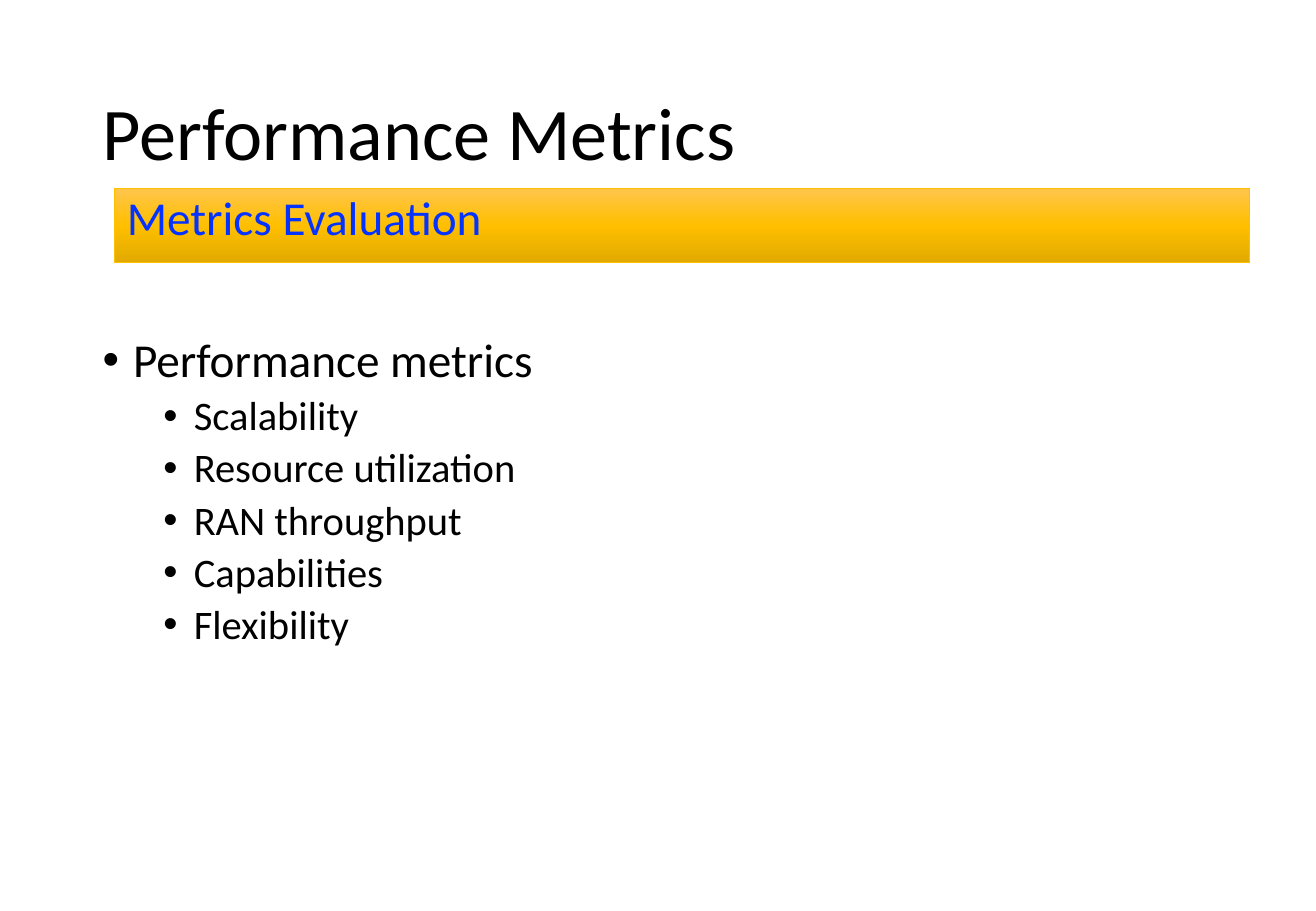
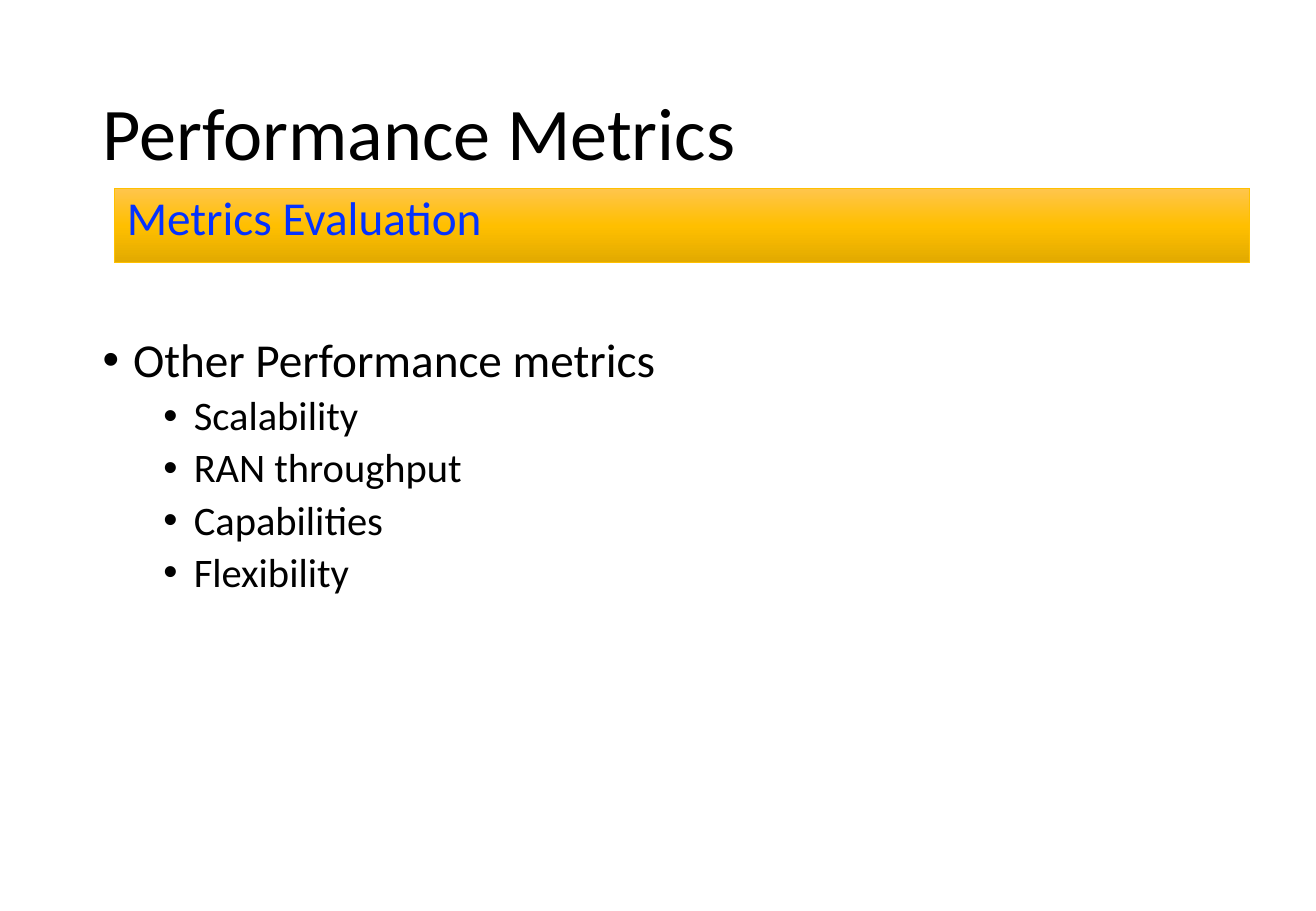
Before and after one commit to dhanifudin/presentation, a slide deck: slide 8 of oran/O-RAN 20230403-20230407.pptx. Drawn at 1316x911 pixels with LibreOffice and Linux fonts; fonts in the diff are those of the drawing. Boxes give left, top, right and bottom in pixels: in the first picture for what was removed or moved away, otherwise in the second. Text is boxed around its words. In the diff, an @@ line names an element or a change of style, - is before the commit and + after.

```diff
--- a/oran/O-RAN 20230403-20230407.pptx
+++ b/oran/O-RAN 20230403-20230407.pptx
@@ text at [133, 344, 655, 378]: text changed @@
-• Performance metrics
+• Other Performance metrics
@@ text at [194, 454, 516, 483]: paragraph removed @@
-  • Resource utilization
```
Also in this commit, not shown: 1 other slide changed.
